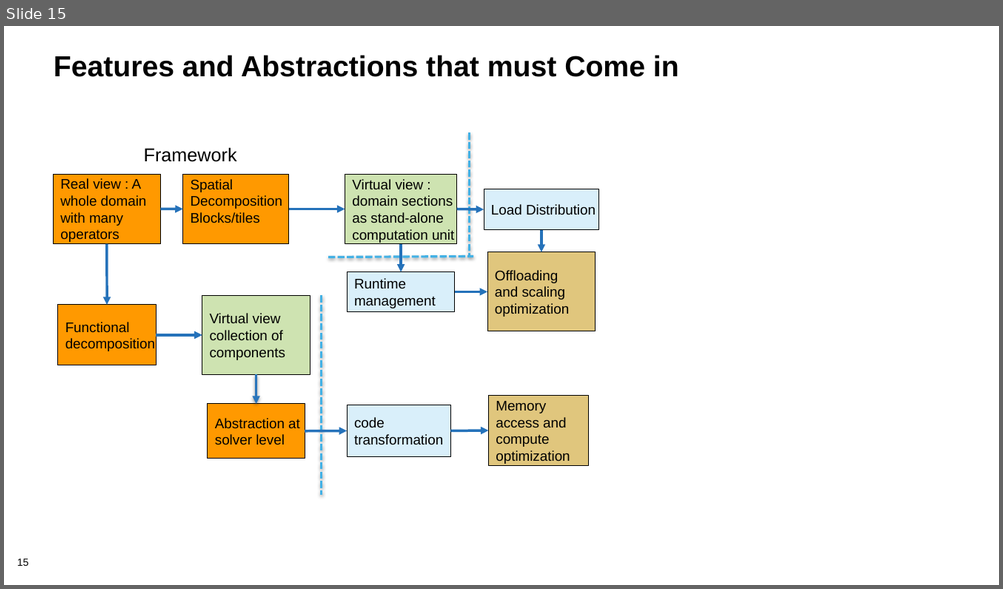
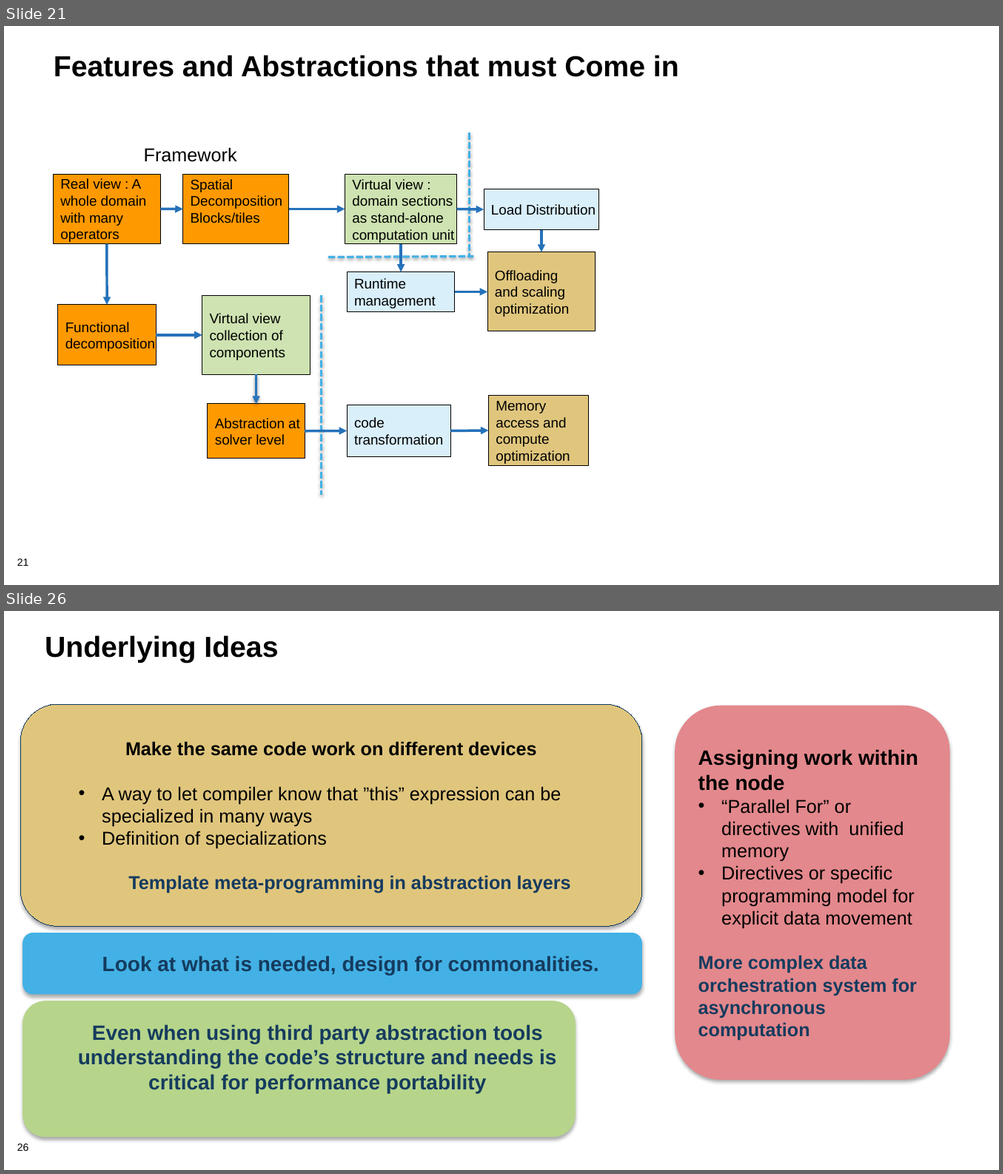
Before and after one commit to bssw-tutorial/presentations, a slide deck: design.pptx. Shown one above the other, each under a label of ours: slide 15 before the commit, slides 21 and 26 after it; the slides between them are not shown. The pictures are 1003x589 and 1003x1174 pixels, drawn with LibreOffice and Linux fonts; fonts in the diff are those of the drawing; background and template pictures are left out. Boxes give left, top, right and bottom in pixels: in the first picture for what was removed or moved away, otherwise in the second. Text is boxed around its words. In the diff, an @@ line names an element or a change of style, - is before the commit and + after.

```diff
--- a/design.pptx
+++ b/design.pptx
@@ slide 26 added at [4,611,999,1170], background #FFFFFF; not listed: 1 template element that a slide beside it also shows @@
@@ title added at [45,635,278,663], 28 pt, text #000000, bold @@
+Underlying Ideas
@@ rounded rectangle added at [20,704,642,926], fill #E0C67D, outline #153B5E 0.75 pt, 18 pt, text #000000 @@
+Make the same code work on different devices
+  • A way to let compiler know that ”this” expression can be specialized in many ways
+  • Definition of specializations
+Template meta-programming in abstraction layers
@@ rounded rectangle added at [674,706,949,1080], fill #E3888C, 18 pt, text #000000 @@
+Assigning work within the node
+• “Parallel For” or directives with unified memory
+• Directives or specific programming model for explicit data movement
+More complex data orchestration system for asynchronous computation
@@ rounded rectangle added at [22,934,642,995], fill #43B1E5, 20 pt, text #153B5E, bold @@
+  Look at what is needed, design for commonalities.
@@ rounded rectangle added at [22,1001,575,1138], fill #B6D58B, 20 pt, text #153B5E, bold @@
+  Even when using third party abstraction tools understanding the code’s structure and needs is critical for performance portability
@@ what was slide 15 is now slide 21 @@
@@ page number at [17,559,29,566]: text changed @@
-15
+21
```
Also in this commit, not shown: 5 slides changed, 11 other slides added, 1 other file.
